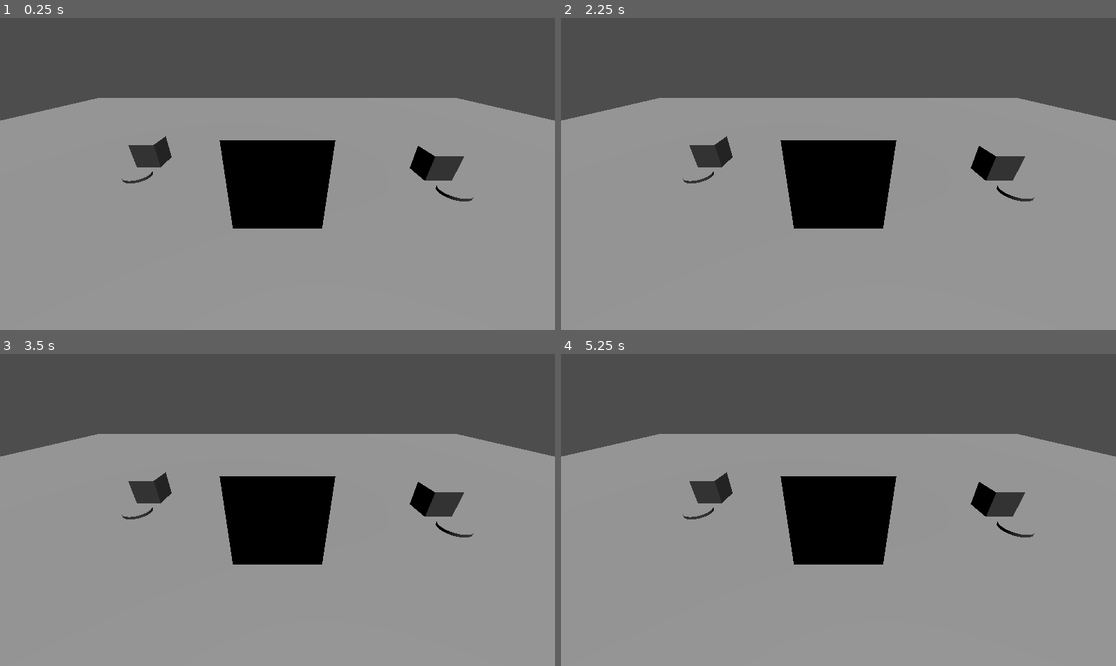
Above: before the commit, frames 1-4 (two rows, left to right).
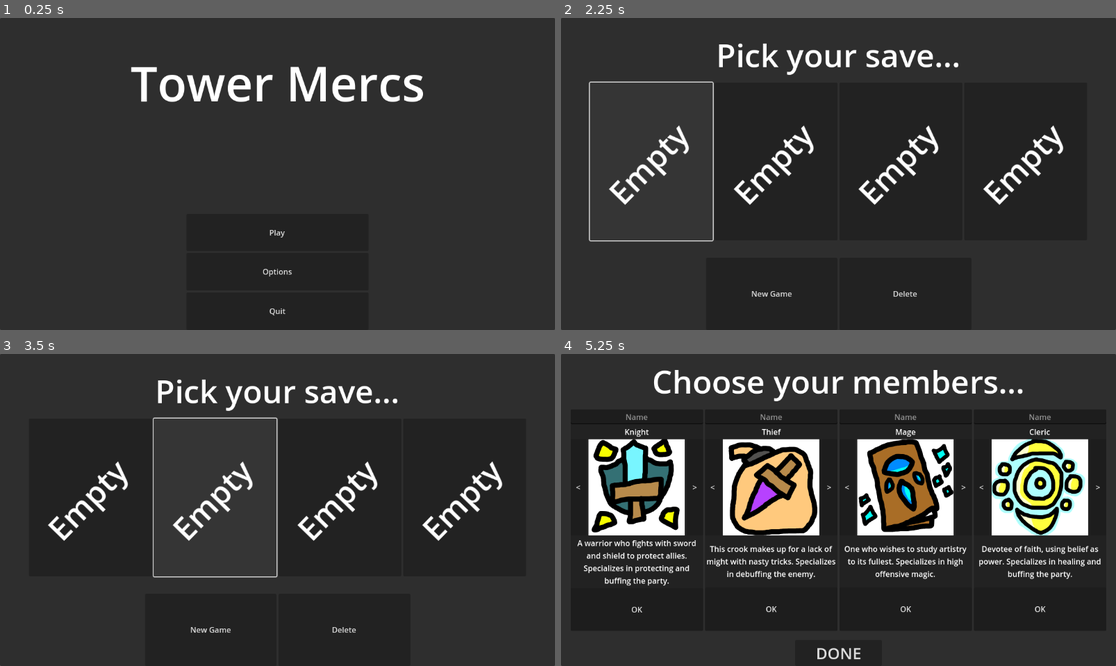
Above: after the commit, the same moments.

Repository: eneumont/towermercs
Game: Godot game, scene res://Scenes/Title/TitleUI.tscn
Same seed, same stepped clock (60 frames per second), same inputs: the game is played once before the commit and once after it. Before the commit the project starts from res://Scenes/WorldMap/WorldMap.tscn.
Inputs (mouse positions are in pixels of both pictures, inside the frame that each line leads up to):
- Up to frame 1 (0.25 s): no input
- Up to frame 2 (2.25 s): click (838, 233) at 0.5 s, where only the run after the commit has a clickable "Play"; click (838, 152) at 1.25 s, where only the run after the commit has a clickable "Solo"; click (649, 161) at 2 s, where only the run after the commit has a clickable "Empty"
- Up to frame 3 (3.5 s): click (216, 497) at 2.75 s, where only the run after the commit has a clickable "Empty"
- Up to frame 4 (5.25 s): click (899, 497) at 3.5 s, where only the run after the commit has a clickable "Empty"; click (1027, 497) at 4.25 s, where only the run after the commit has a clickable "Empty"; click (771, 628) at 5 s, where only the run after the commit has a clickable "New Game"

The runs differ from the first frame. In frame 1, 99% of the frame differs, in the area x 0-100%, y 0-100%; in frame 2, 97%; in frame 3, 98%; in frame 4, 98%.

Commit message:
updating saving
need to work on what numbered slots to save to

Diff:
--- a/Scenes/Title/TitleUI.tscn
+++ b/Scenes/Title/TitleUI.tscn
@@ -147,19 +147,18 @@
 
 [node name="SaveSlot" parent="SaveScreen/SavesBox" instance=ExtResource("2_fv6gq")]
 layout_mode = 2
+
+[node name="SaveSlot2" parent="SaveScreen/SavesBox" instance=ExtResource("2_fv6gq")]
+layout_mode = 2
 slot = 1
 
-[node name="SaveSlot2" parent="SaveScreen/SavesBox" instance=ExtResource("2_fv6gq")]
+[node name="SaveSlot3" parent="SaveScreen/SavesBox" instance=ExtResource("2_fv6gq")]
 layout_mode = 2
 slot = 2
 
-[node name="SaveSlot3" parent="SaveScreen/SavesBox" instance=ExtResource("2_fv6gq")]
+[node name="SaveSlot4" parent="SaveScreen/SavesBox" instance=ExtResource("2_fv6gq")]
 layout_mode = 2
 slot = 3
-
-[node name="SaveSlot4" parent="SaveScreen/SavesBox" instance=ExtResource("2_fv6gq")]
-layout_mode = 2
-slot = 4
 
 [node name="SaveButtons" type="HBoxContainer" parent="SaveScreen"]
 layout_mode = 1
--- a/Scripts/Save/save_manager.gd
+++ b/Scripts/Save/save_manager.gd
@@ -13,6 +13,7 @@
 
 	_load_save_metadata()
 
+##saving note 0 -> auto, 1,2,3 -> regular
 func save_game(slot: int, data: Dictionary, autosave := false) -> void:
 	var dir := DirAccess.open(SAVE_DIR)
 	if not dir:
@@ -30,6 +31,7 @@
 		file.close()
 		_load_save_metadata()
 
+##saving note 0 -> auto, 1,2,3 -> regular
 func load_game(slot: int, autosave := false) -> Dictionary:
 	var path := _get_save_path(slot, autosave)
 	if not FileAccess.file_exists(path):
@@ -78,3 +80,5 @@
 
 func _get_playtime_string() -> String:
 	return "%02d:%02d:%02d" % [randi() % 24, randi() % 60, randi() % 60]
+
+#saving note 0 -> auto, 1,2,3 -> regular
--- a/Scripts/Save/scene_manager.gd
+++ b/Scripts/Save/scene_manager.gd
@@ -37,6 +37,7 @@
 
 	get_tree().current_scene = pre
 
+##saving note 0 -> auto, 1,2,3 -> regular
 func new_scene(next: String, pos: Vector3 = Vector3.ZERO):
 	get_tree().change_scene_to_file("res://Scenes/" + next + ".tscn")
 	PlayerData.cur_scn = next
--- a/Scripts/Title/title_save_slot.gd
+++ b/Scripts/Title/title_save_slot.gd
@@ -19,19 +19,19 @@
 var title_ui
 
 func _ready() -> void:
-	full_game = FileAccess.file_exists("user://saves/save_" + str(slot) + ".json") if slot > 1 else FileAccess.file_exists("user://saves/autosave.json")
+	full_game = FileAccess.file_exists("user://saves/save_" + str(slot) + ".json") if slot > 0 else FileAccess.file_exists("user://saves/autosave.json")
 	design(full_game)
 
 func click():
 	if title_ui.delete:
-		if slot > 1:
+		if slot > 0:
 			full_game = false
 			delete_save()
 			design(false)
 		title_ui.delete = false
 	else:
 		if full_game:
-			PlayerData.load_save(SaveManager.load_game(slot))
+			PlayerData.load_save(SaveManager.load_game(slot) if slot > 0 else SaveManager.load_game(slot, true))
 			title_ui.pick_save()
 
 func delete_save():
@@ -43,7 +43,7 @@
 	empty.visible = !used
 
 	if used:
-		var data = SaveManager.load_game(slot) if slot > 1 else SaveManager.load_game(slot, true)
+		var data = SaveManager.load_game(slot) if slot > 0 else SaveManager.load_game(slot, true)
 
 		var i = 0
 		for p in party_imgs.get_child_count():
@@ -79,8 +79,8 @@
 
 			i += 1
 
-		area_txt.text = data["cur_scn"]
-		money_txt.text = str(data["money"])
-		collection_txt.text = str(data["collection"].size() + data["party"].size() + data["reserve"].size())
-		time_txt.text = data["time"]
+		area_txt.text = "Area: " + data["cur_scn"]
+		money_txt.text = "Money: " + str(data["money"])
+		collection_txt.text = "Collection: " + (str(data["collection"].size() + data["party"].size() + data["reserve"].size()))
+		time_txt.text = "Time: " + data["time"]
 		name_txt.text = data["name"]
--- a/Scripts/Town/inn_save_slot.gd
+++ b/Scripts/Town/inn_save_slot.gd
@@ -24,7 +24,11 @@
 		empty.visible = false
 		full.visible = true
 		name_txt.text = s_data["name"]
+		money_txt.text = "Money: " + str(s_data["money"])
+		collection_txt.text = "Collection " + str(s_data["collection"].size())
+		area_txt.text = "Area: " + s_data["cur_scn"]
+		time_txt.text = "Time: " + s_data["time"]
 
 func save():
-	SaveManager.save_game(slot, PlayerData.save())
+	SaveManager.save_game(slot, PlayerData.save()) if slot > 0 else SaveManager.save_game(slot, PlayerData.save(), true)
 	setup()
--- a/project.godot
+++ b/project.godot
@@ -25,7 +25,7 @@
 
 config/name="TowerMercs"
 config/tags=PackedStringArray("current", "personal_project")
-run/main_scene="res://Scenes/WorldMap/WorldMap.tscn"
+run/main_scene="uid://brbjfgp2m57v6"
 config/features=PackedStringArray("4.5", "Forward Plus")
 config/icon="res://icon.svg"
 
